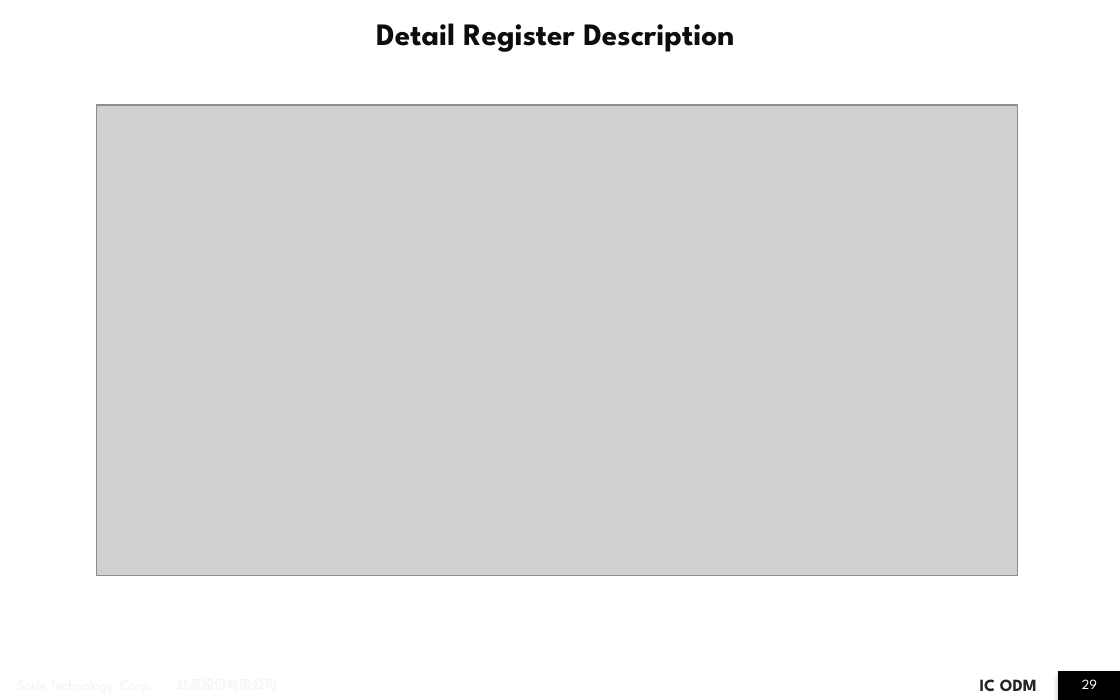
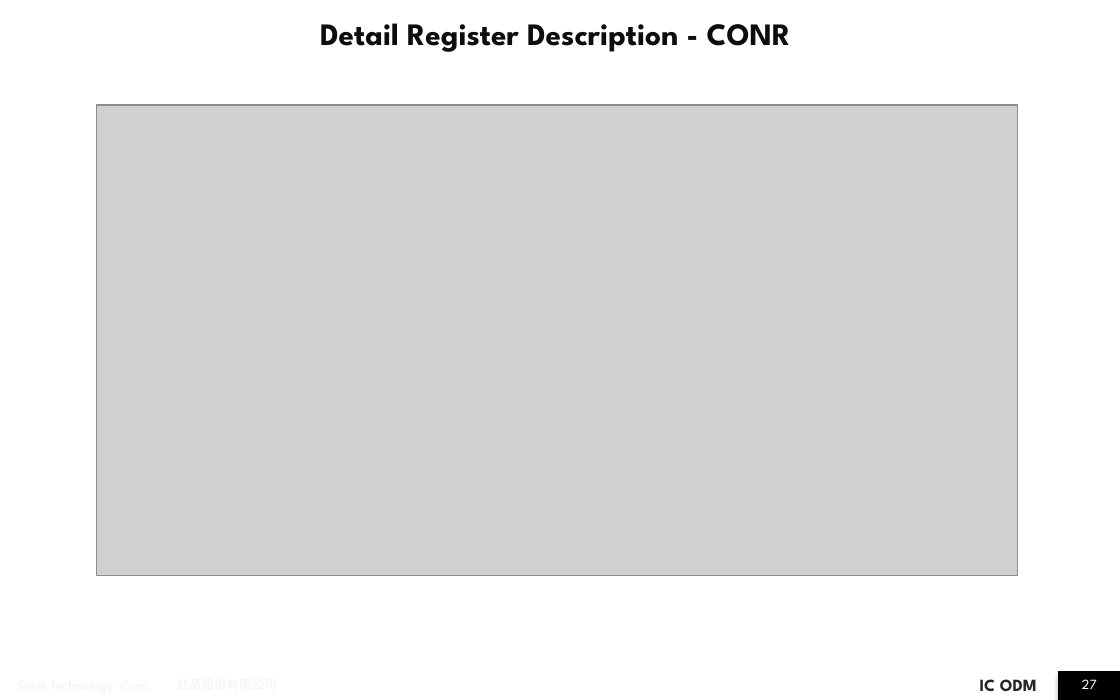
Before and after one commit to JomaskTsai/ppt_linux, a slide deck: slide 27 of i2c_report_ben.pptx (slide 29 before the commit). Drawn at 1120x700 pixels with LibreOffice and Linux fonts; fonts in the diff are those of the drawing; grey boxes stand for pictures; background and template pictures are left out. Boxes give left, top, right and bottom in pixels: in the first picture for what was removed or moved away, otherwise in the second. Text is boxed around its words. In the diff, an @@ line names an element or a change of style, - is before the commit and + after.

```diff
--- a/i2c_report_ben.pptx
+++ b/i2c_report_ben.pptx
@@ title at [320,23,791,52]: text changed @@
-Detail Register Description
+Detail Register Description - CONR
@@ page number at [1082,679,1097,689]: text changed @@
-29
+27
```
Also in this commit, not shown: 15 other slides changed, 1 slide removed.
